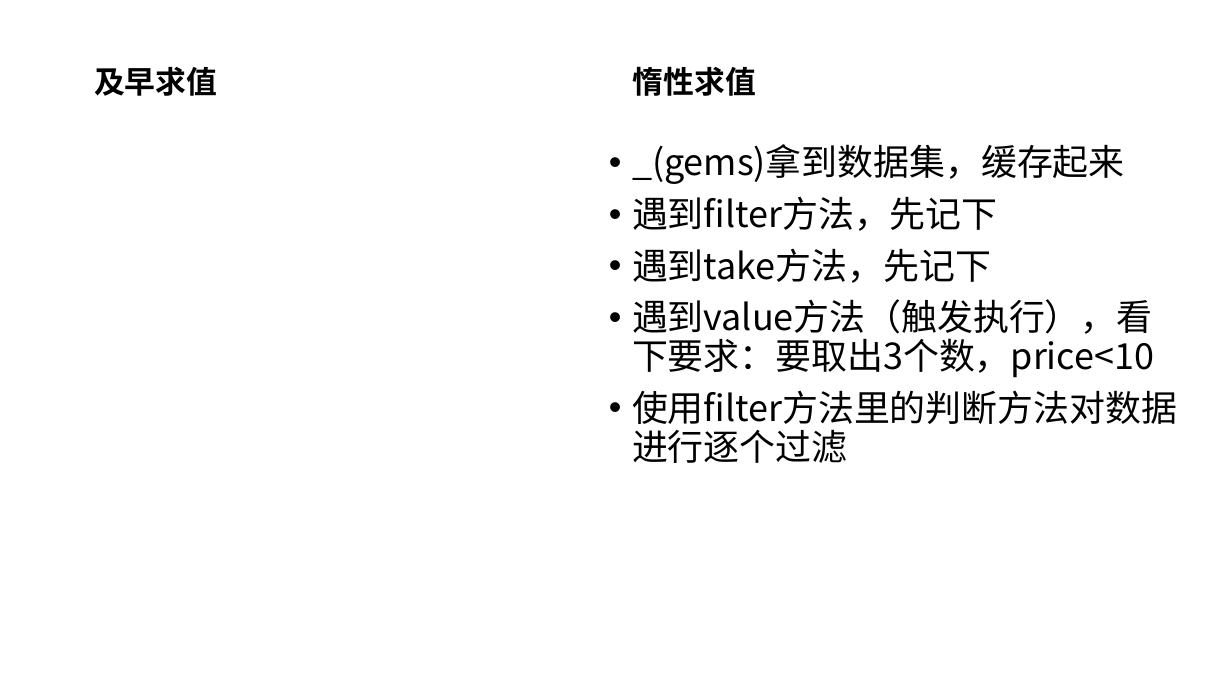
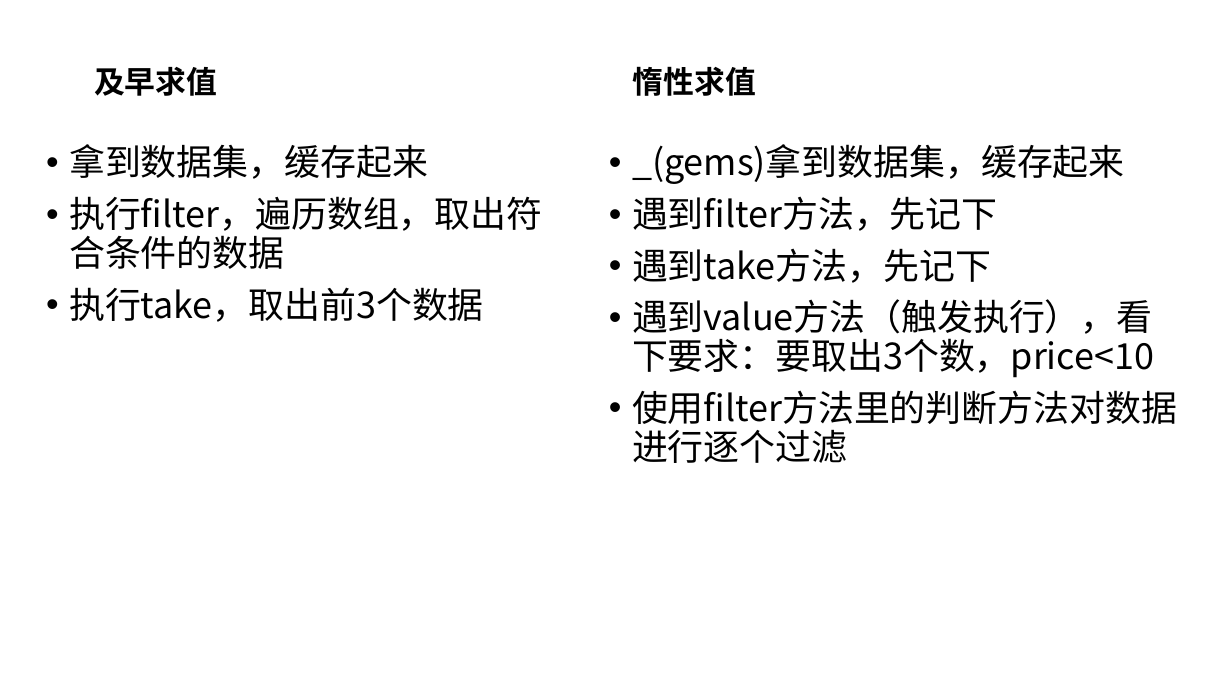
Before and after one commit to heqianyaoyiyao/ag-echarts, a slide deck: slide 7 of my-app/Lodash.pptx. Drawn at 1232x693 pixels with LibreOffice and Linux fonts; fonts in the diff are those of the drawing. Boxes give left, top, right and bottom in pixels: in the first picture for what was removed or moved away, otherwise in the second. Text is boxed around its words. In the diff, an @@ line names an element or a change of style, - is before the commit and + after.

```diff
--- a/my-app/Lodash.pptx
+++ b/my-app/Lodash.pptx
@@ background #FFFFFF to #FFFFFF at 50% opacity @@
@@ text added at <box>69,144,542,322</box>, 28 pt, text #000000 @@
+• 拿到数据集，缓存起来
+• 执行filter，遍历数组，取出符合条件的数据
+• 执行take，取出前3个数据
```
Also in this commit, not shown: 1 other slide changed, 5 slides added, 5 other files.
